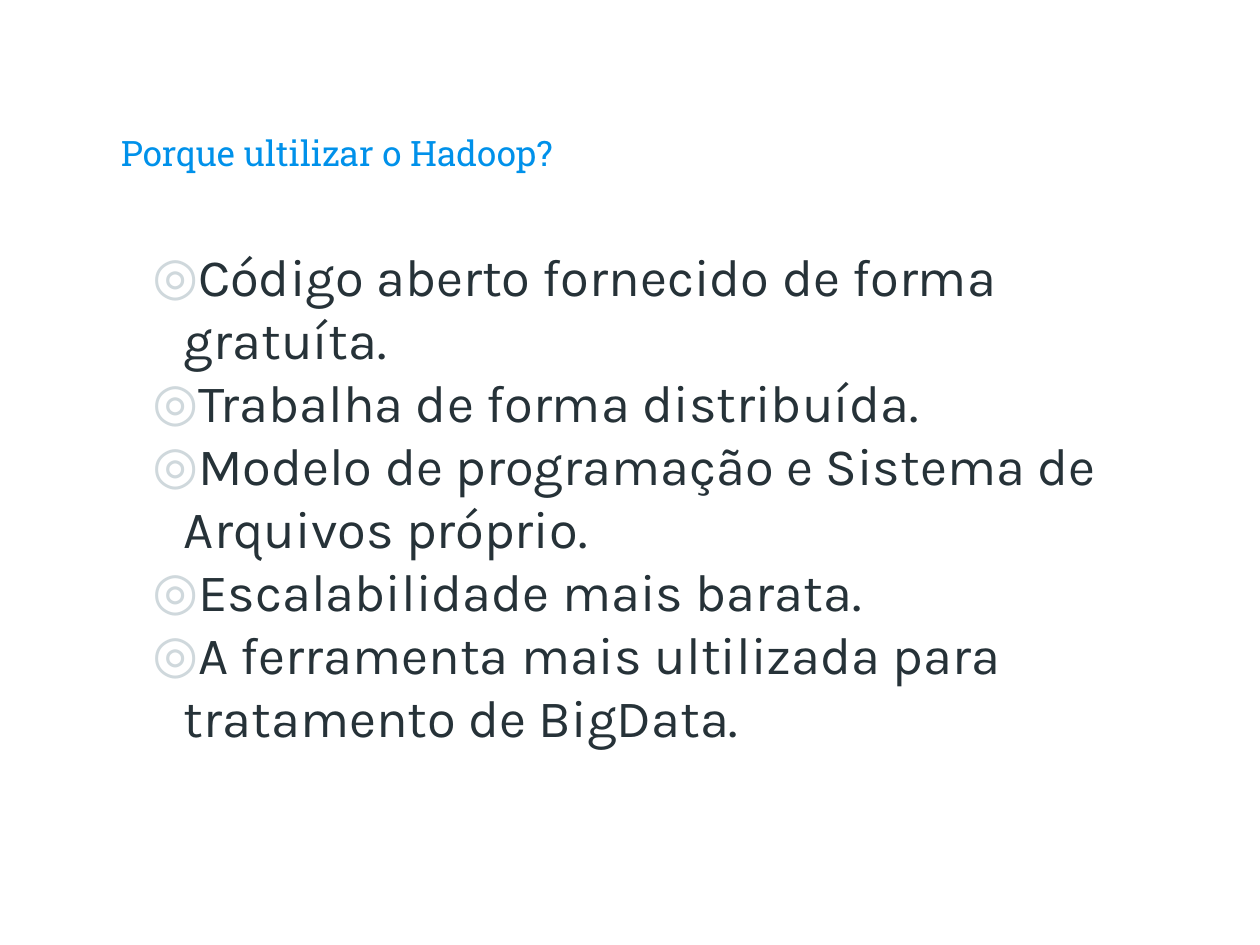
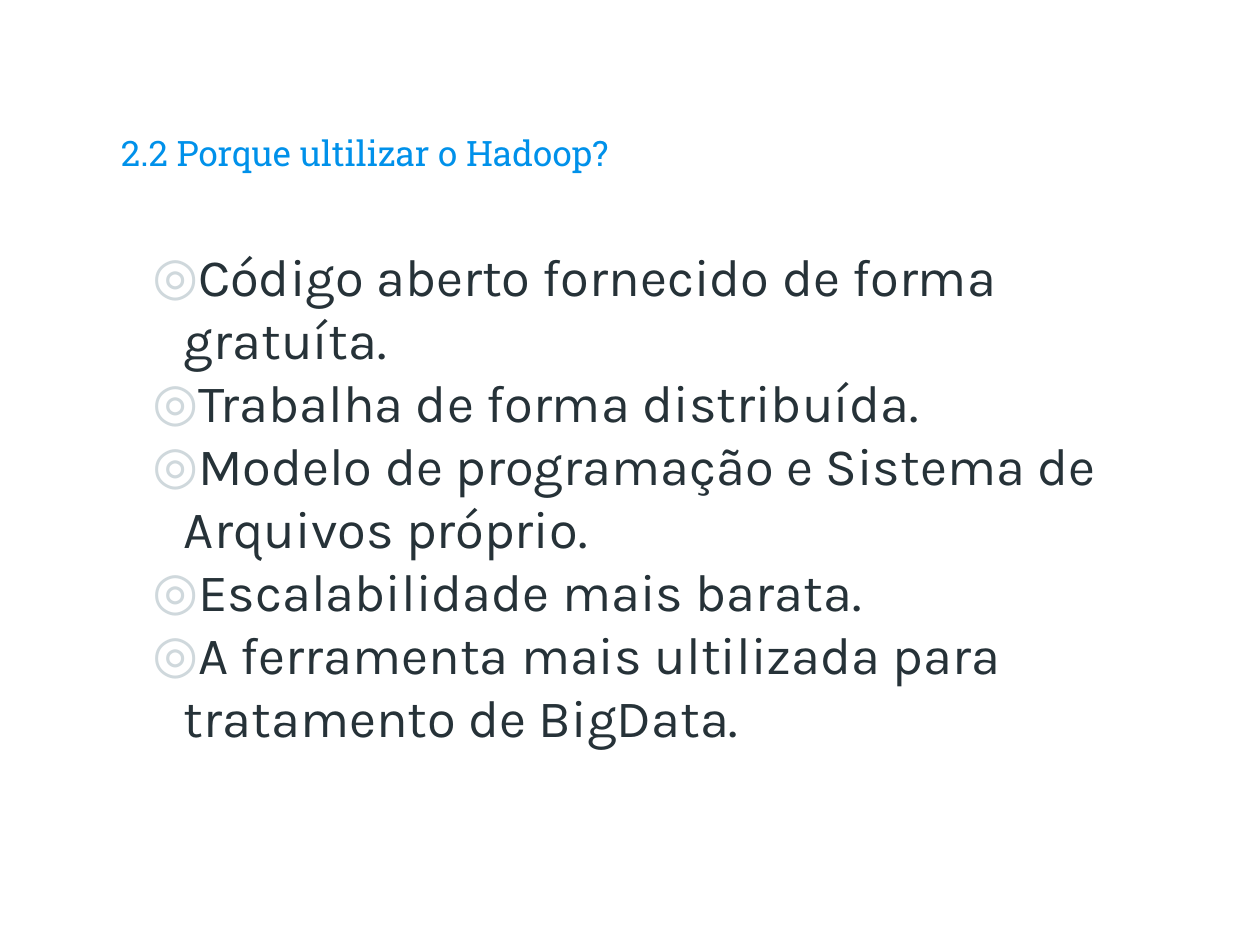
Before and after one commit to rafaelcam/tcc, a slide deck: slide 10 of TRABALHOS TEÓRICOS/Slide Apresentacao TCC.pptx (slide 9 before the commit). Drawn at 1260x945 pixels with LibreOffice and Linux fonts; fonts in the diff are those of the drawing; background and template pictures are left out. Boxes give left, top, right and bottom in pixels: in the first picture for what was removed or moved away, otherwise in the second. Text is boxed around its words. In the diff, an @@ line names an element or a change of style, - is before the commit and + after.

```diff
--- a/TRABALHOS TEÓRICOS/Slide Apresentacao TCC.pptx
+++ b/TRABALHOS TEÓRICOS/Slide Apresentacao TCC.pptx
@@ title at (121, 139, 608, 173): text changed @@
-Porque ultilizar o Hadoop?
+2.2 Porque ultilizar o Hadoop?
```
Also in this commit, not shown: 9 other slides changed, 11 slides added, 17 slides removed.
